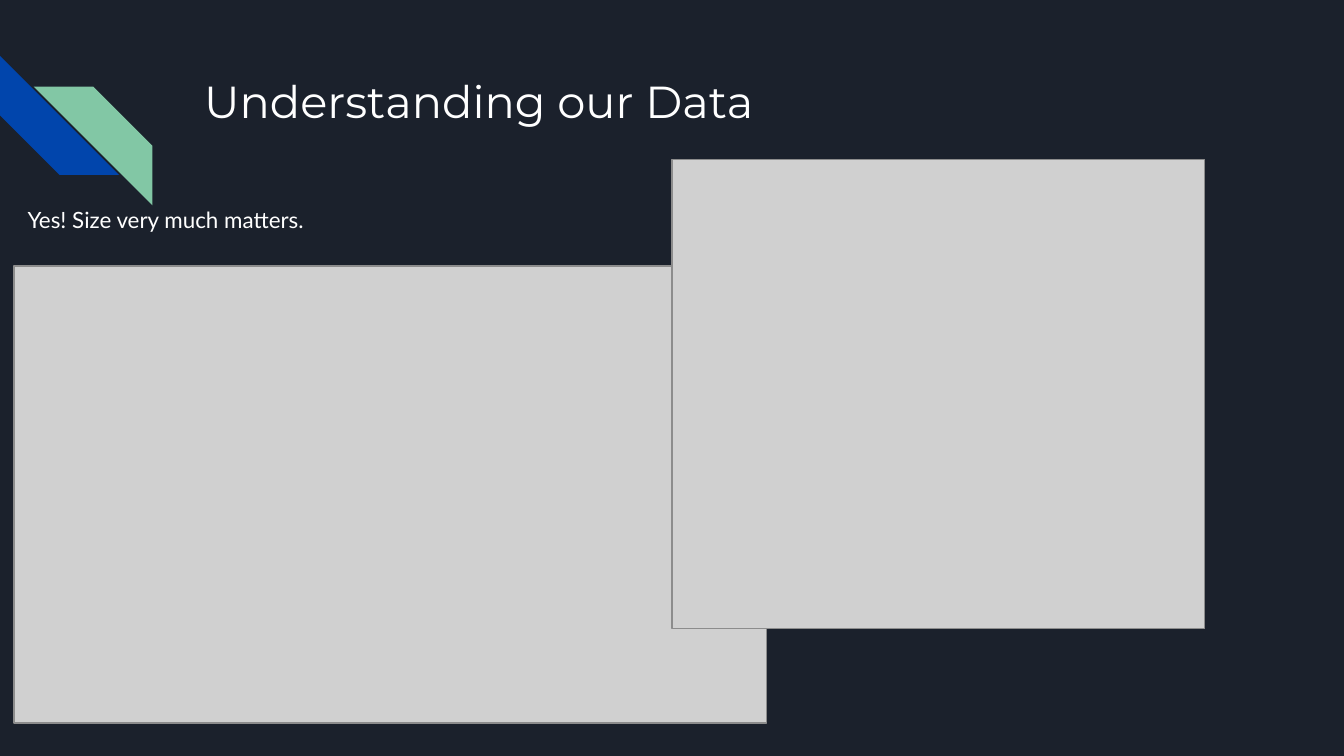
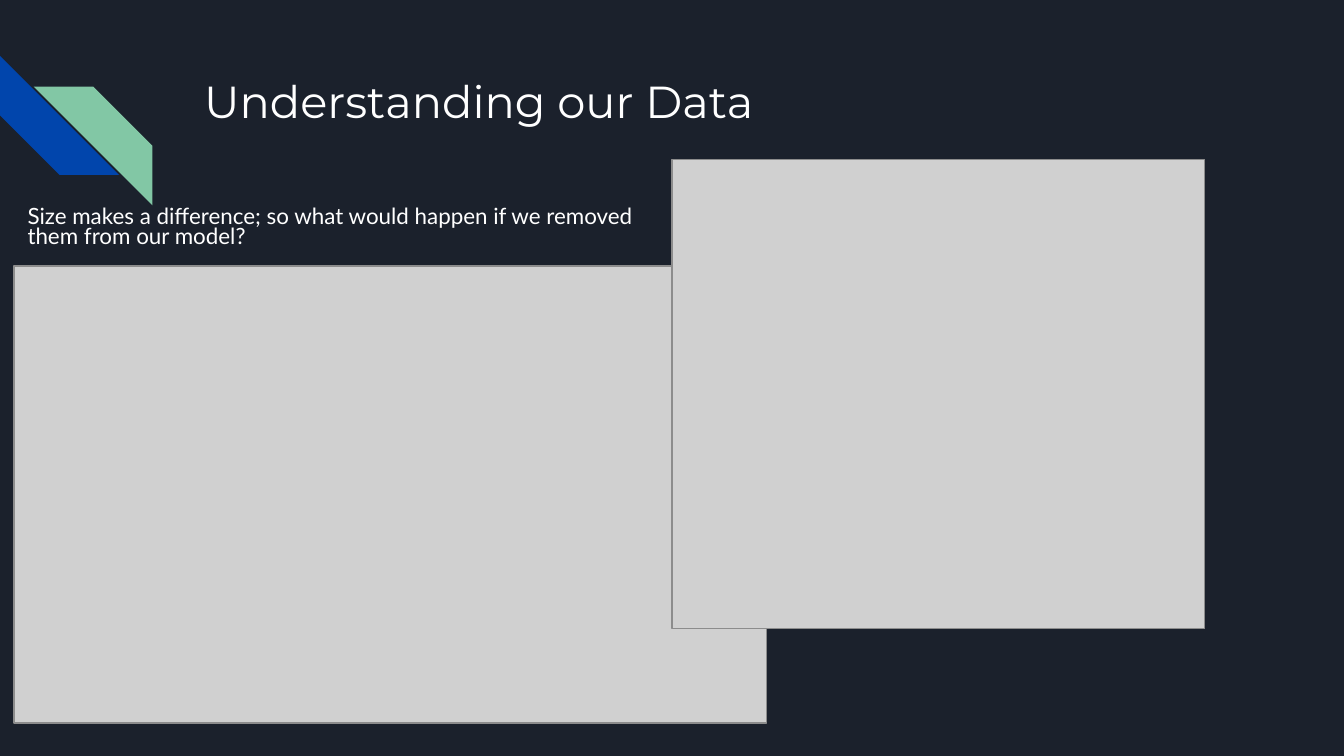
Before and after one commit to brojas12/Group_Project_4, a slide deck: slide 15 of Predicting the Presence of Cancer in Breast Cancer Cells.pptx (slide 14 before the commit). Drawn at 1344x756 pixels with LibreOffice and Linux fonts; fonts in the diff are those of the drawing; grey boxes stand for pictures. Boxes give left, top, right and bottom in pixels: in the first picture for what was removed or moved away, otherwise in the second. Text is boxed around its words. In the diff, an @@ line names an element or a change of style, - is before the commit and + after.

```diff
--- a/Predicting the Presence of Cancer in Breast Cancer Cells.pptx
+++ b/Predicting the Presence of Cancer in Breast Cancer Cells.pptx
@@ text at box(28, 207, 632, 244): text changed @@
-Yes! Size very much matters.
+Size makes a difference; so what would happen if we removed them from our model?
```
Also in this commit, not shown: 2 other slides changed, 3 slides added, 2 slides removed.
